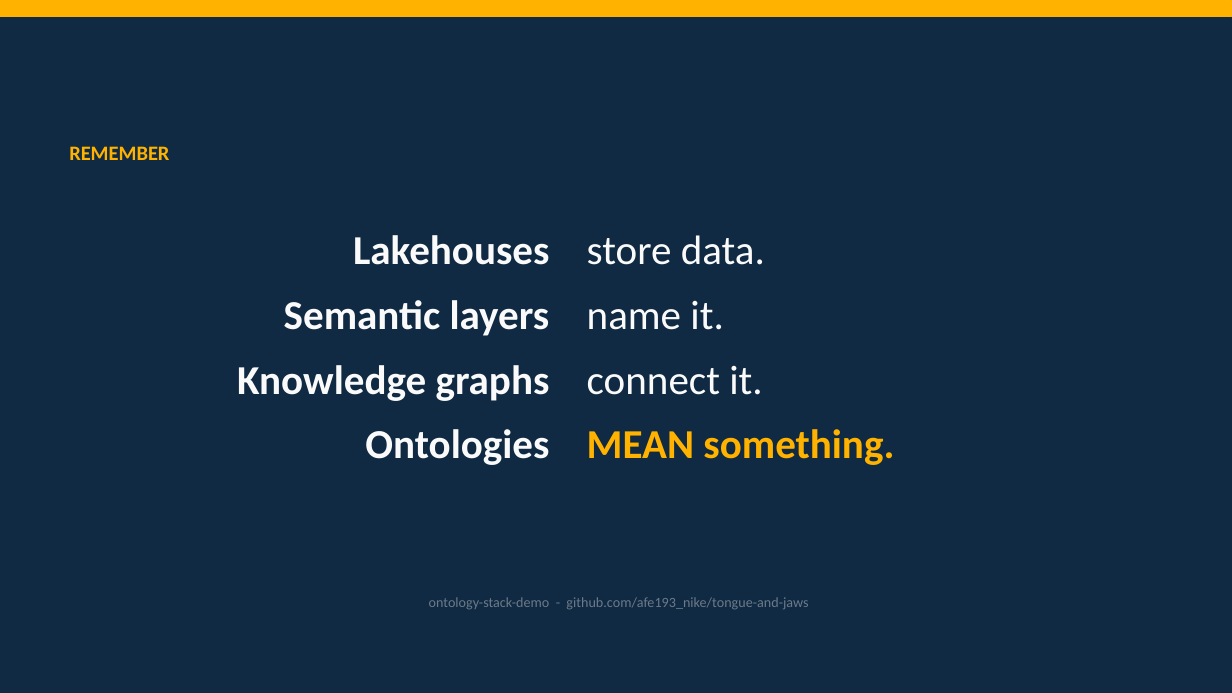
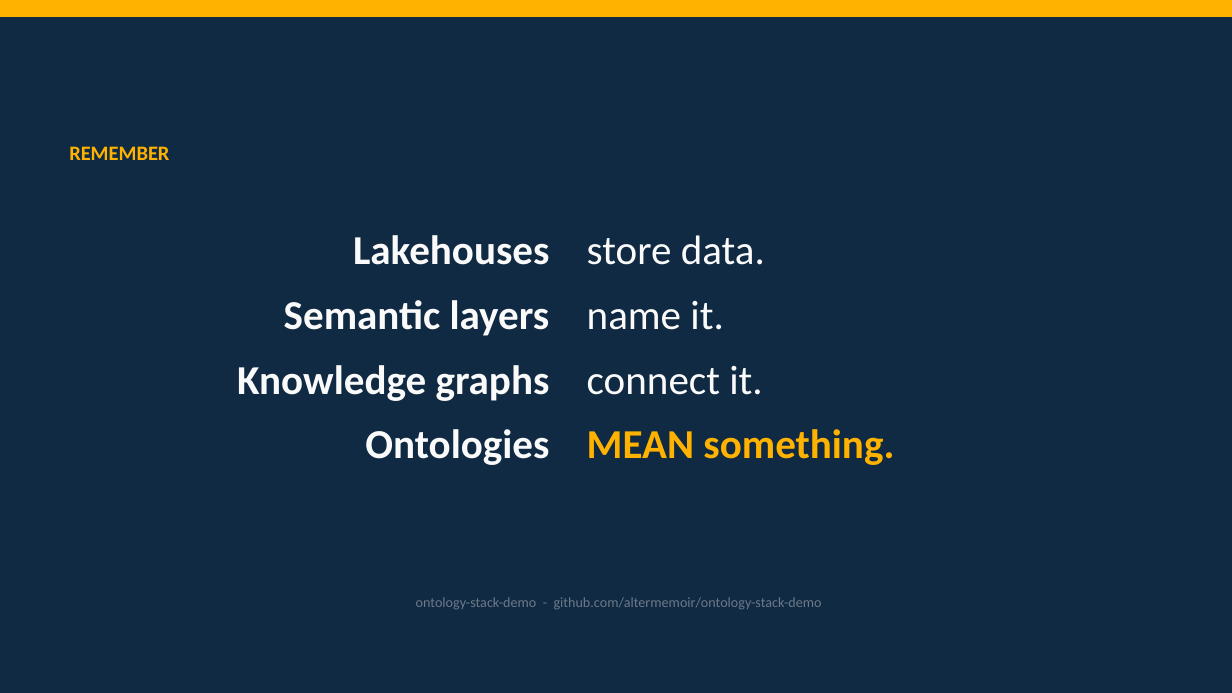
Before and after one commit to altermemoir/ontology-stack-demo, a slide deck: slide 37 of Why Enterprises Still Need an Ontology.pptx. Drawn at 1232x693 pixels with LibreOffice and Linux fonts; fonts in the diff are those of the drawing. Boxes give left, top, right and bottom in pixels: in the first picture for what was removed or moved away, otherwise in the second. Text is boxed around its words. In the diff, an @@ line names an element or a change of style, - is before the commit and + after.

```diff
--- a/Why Enterprises Still Need an Ontology.pptx
+++ b/Why Enterprises Still Need an Ontology.pptx
@@ text at (x1=416, y1=597, x2=822, y2=609): text changed @@
-ontology-stack-demo - github.com/afe193_nike/tongue-and-jaws
+ontology-stack-demo - github.com/altermemoir/ontology-stack-demo
```
Also in this commit, not shown: 4 other slides changed, 6 other files.
